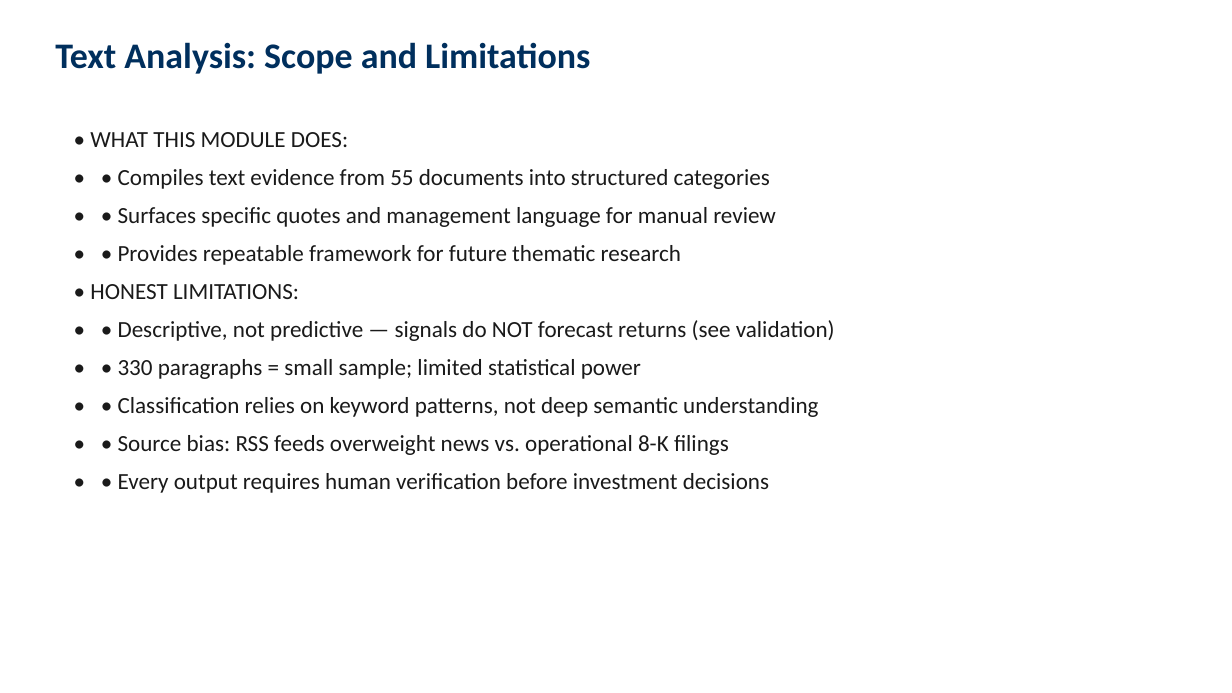
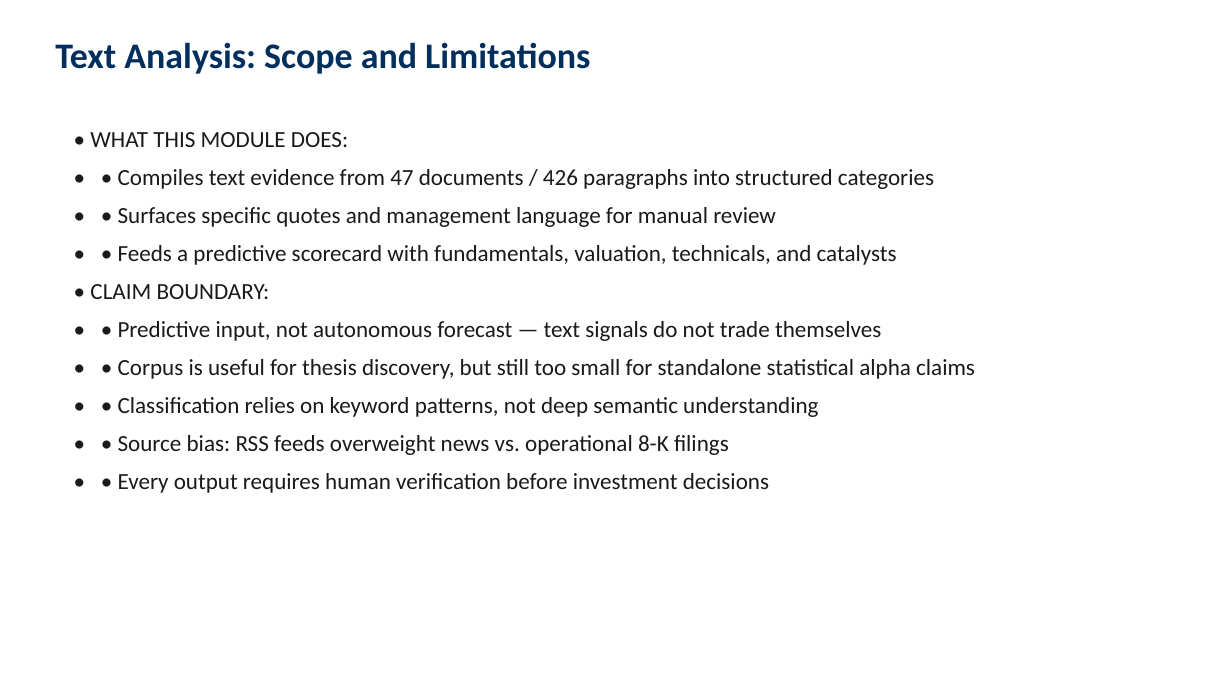
Before and after one commit to skumyol/ubs, a slide deck: slide 19 of deck/UBS_Pitch_Deck_AUTO.pptx (slide 22 before the commit). Drawn at 1232x693 pixels with LibreOffice and Linux fonts; fonts in the diff are those of the drawing. Boxes give left, top, right and bottom in pixels: in the first picture for what was removed or moved away, otherwise in the second. Text is boxed around its words. In the diff, an @@ line names an element or a change of style, - is before the commit and + after.

```diff
--- a/deck/UBS_Pitch_Deck_AUTO.pptx
+++ b/deck/UBS_Pitch_Deck_AUTO.pptx
@@ text at bbox=[118, 169, 934, 189]: text changed @@
-• • Compiles text evidence from 55 documents into structured categories
+• • Compiles text evidence from 47 documents / 426 paragraphs into structured categories
@@ text at bbox=[90, 245, 975, 379]: text changed @@
-• • Provides repeatable framework for future thematic research
-• HONEST LIMITATIONS:
-• • Descriptive, not predictive — signals do NOT forecast returns (see validation)
-• • 330 paragraphs = small sample; limited statistical power
+• • Feeds a predictive scorecard with fundamentals, valuation, technicals, and catalysts
+• CLAIM BOUNDARY:
+• • Predictive input, not autonomous forecast — text signals do not trade themselves
+• • Corpus is useful for thesis discovery, but still too small for standalone statistical alpha claims
```
Also in this commit, not shown: 12 other slides changed, 2 slides added, 7 slides removed, 33 other files.
